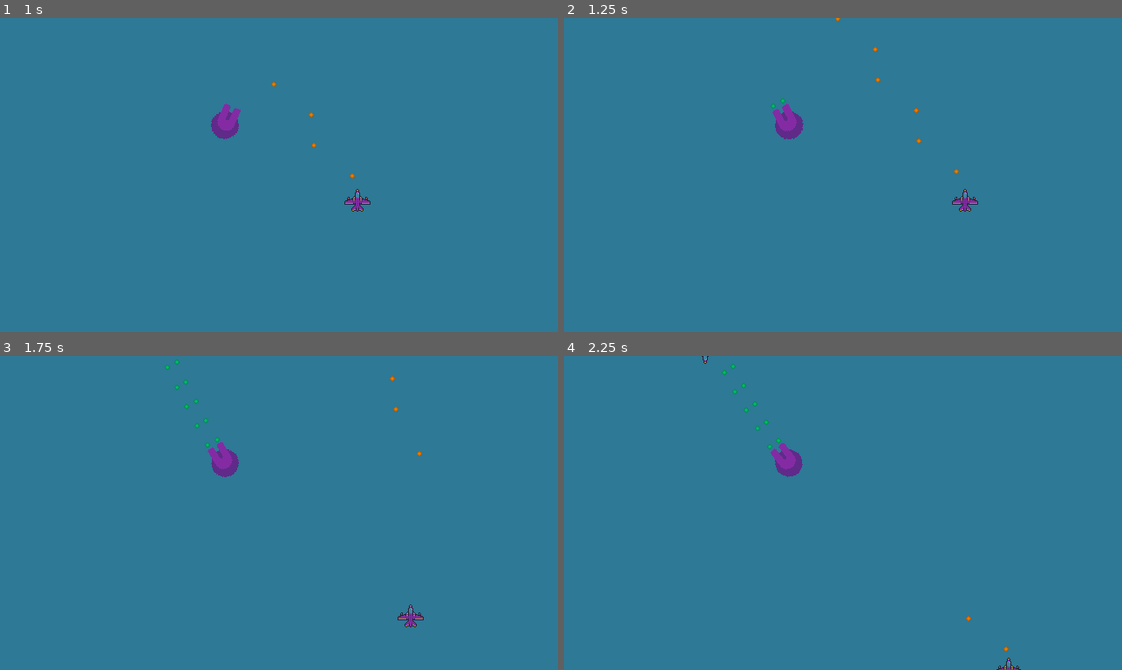
Above: before the commit, frames 1-4 (two rows, left to right).
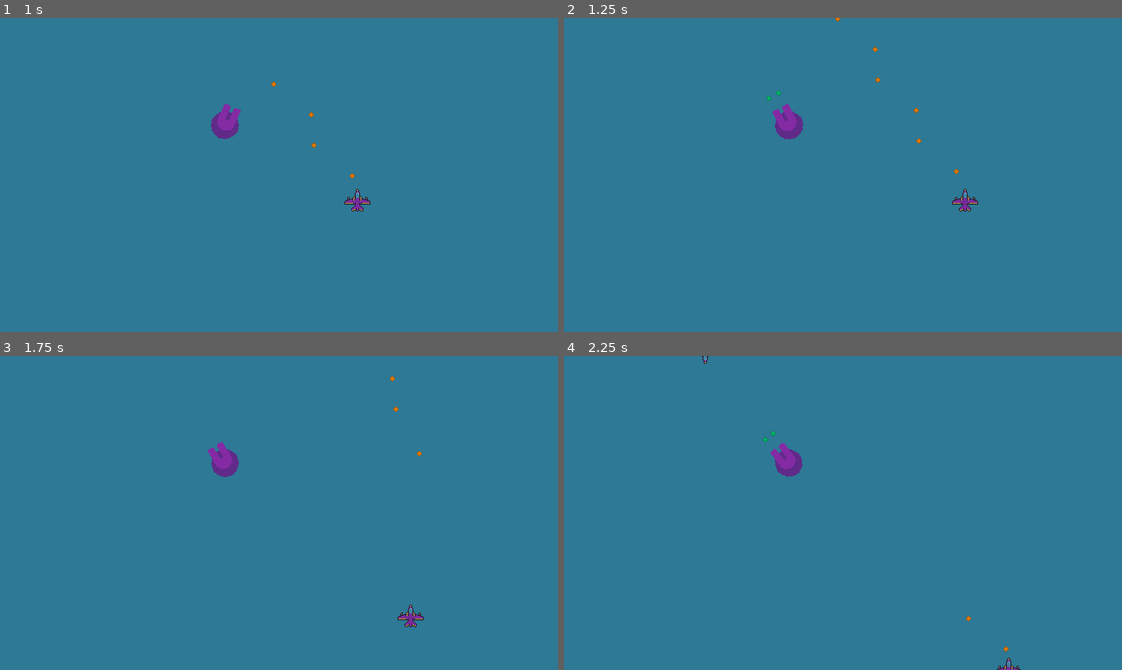
Above: after the commit, the same moments.

Repository: Nekupa-Studio/PlaneGame
Game: Godot game, scene res://scenes/prototype.tscn
Same seed, same stepped clock (60 frames per second), same inputs: the game is played once before the commit and once after it.
Inputs:
- Up to frame 1 (1 s): hold Right (right) from 0.53 s (still down); hold Space (shoot) from 0.53 s (still down)
- Up to frame 2 (1.25 s): keep holding Right (right); keep holding Space (shoot)
- Up to frame 3 (1.75 s): release Right (right) at 1.28 s; release Space (shoot) at 1.28 s; hold Down (down) from 1.28 s (still down); tap Space (shoot) at 1.35 s
- Up to frame 4 (2.25 s): release Down (down) at 2.03 s; hold Right (right) from 2.03 s (still down); hold Space (shoot) from 2.03 s (still down)

Frame 1 is identical in both runs. In frame 2, less than 0.1% of the frame differs, in the area x 36-40%, y 23-29%; in frame 3, 0.1%; in frame 4, 0.1%, in the area x 28-39%, y 2-30%.

Commit message:
changed turret bullet specs

Diff:
--- a/assets/resources/bullets/proto_turret_bullet.tres
+++ b/assets/resources/bullets/proto_turret_bullet.tres
@@ -6,9 +6,9 @@
 script = ExtResource("1_28se6")
 modulate = Color(1.92523e-06, 0.811577, 0.471021, 1)
 damage = 1.0
-speed = 300.0
+speed = 600.0
 piercing_power = 1
-bullet_range = 500.0
+bullet_range = 300.0
 firing_mode = 1
-cooldown = 0.075
+cooldown = 1.0
 metadata/_custom_type_script = "uid://wqivct5bd50b"
